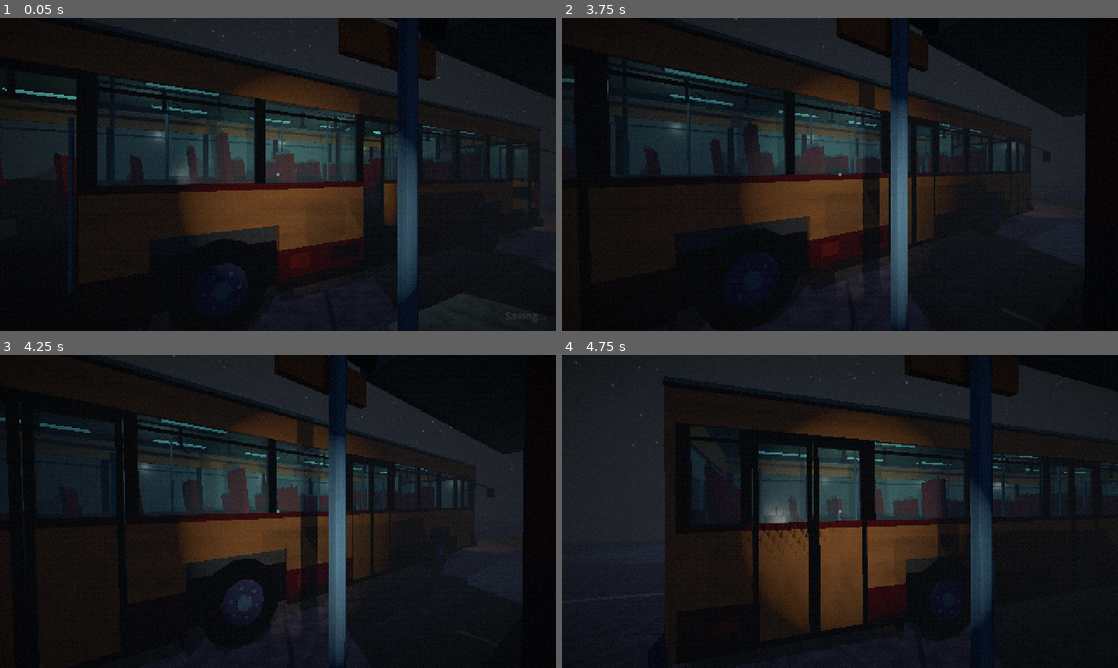
Above: before the commit, frames 1-4 (two rows, left to right).
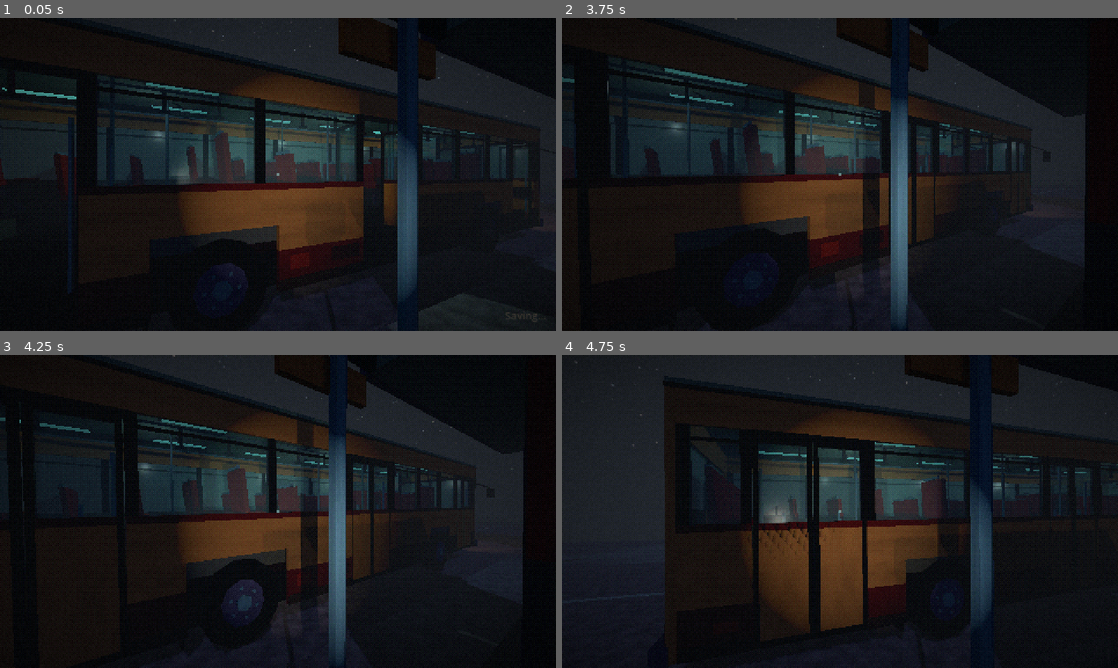
Above: after the commit, the same moments.

Repository: alexdragnea1/horror-indie
Game: Godot game, scene res://scenes/padure.tscn
Two runs of this game, one before a commit and one after it. Both use one fixed random seed, a clock stepped at 60 frames per second and the inputs below. This scene is started directly instead of the project's main scene. Sound files missing from this copy of the repository are replaced by a short silence.
Inputs (mouse positions are in pixels of both pictures, inside the frame that each line leads up to):
- Up to frame 1 (0.05 s): no input
- Up to frame 2 (3.75 s): tap Enter at 0.5 s; move the mouse to (867, 174) at 0.52 s; hold E (interact) 0.53-1.28 s; click (867, 174) at 0.67 s; move the mouse to (812, 174) at 1.27 s; tap Shift (alearga) at 1.35 s; click (812, 174) at 1.42 s; tap E (interact) at 1.55, 3.05 s; move the mouse to (851, 168) at 2.02 s; hold E (interact) 2.03-2.78 s; tap D (dreapta) at 2.1 s; click (851, 168) at 2.17 s; tap Space at 2.75 s; move the mouse to (834, 180) at 2.77 s; tap W (inainte) at 2.85 s; click (834, 180) at 2.92 s; move the mouse to (878, 177) at 3.52 s; hold E (interact) from 3.53 s (still down); tap S (inapoi) at 3.6 s; click (878, 177) at 3.67 s
- Up to frame 3 (4.25 s): keep holding E (interact)
- Up to frame 4 (4.75 s): move the mouse to (795, 508) at 4.27 s; release E (interact) at 4.28 s; tap E (interact) at 4.35 s; click (795, 508) at 4.42 s

Frame 1 is identical in both runs. In frame 2, less than 0.1% of the frame differs, in the area x 0-85%, y 0-80%; in frame 3, less than 0.1%; in frame 4, less than 0.1%.

Commit message:
Sacrificiul din pădure sună ca la film, viteza normală pe pante, lanțul bețivului se vede întreg
- sunete noi: cor disonant care se umflă (vraja_cor), „BRAAM” la undă, bubuitură cu bas și tunet, pleosc greu; stereo, +3 dB
- jucator: panta nu mai e tratată ca treaptă (urcai cu 4,7 m/s în loc de 2,5); pe scări move_and_slide nu mai mută încă o dată; floor_constant_speed
- betiv: zalele puse cu ray_cast pe piept, arc pe după gât, medalion mai mare cu „diamant”

Co-Authored-By: Claude Opus 5.5 <noreply@anthropic.com>

Diff:
--- a/scenes/jucator.tscn
+++ b/scenes/jucator.tscn
@@ -28,6 +28,7 @@
 [node name="Jucator" type="CharacterBody3D" groups=["jucator"]]
 script = ExtResource("1")
 floor_snap_length = 0.3
+floor_constant_speed = true
 pasi_lemn = Array[AudioStream]([ExtResource("l1"), ExtResource("l2"), ExtResource("l3"), ExtResource("l4")])
 pasi_covor = Array[AudioStream]([ExtResource("c1"), ExtResource("c2"), ExtResource("c3"), ExtResource("c4")])
 pasi_beton = Array[AudioStream]([ExtResource("b1"), ExtResource("b2"), ExtResource("b3"), ExtResource("b4")])
--- a/scripts/cazan.gd
+++ b/scripts/cazan.gd
@@ -23,6 +23,7 @@
 const MATERIAL := preload("res://shaders/material_model.tres")
 const SHADER_RAZA := preload("res://shaders/raza_vraja.gdshader")
 const SUNET_PLESCAIT := preload("res://sunete/cazan_plescait.ogg")
+const SUNET_COR := preload("res://sunete/vraja_cor.ogg")
 const SUNET_UNDA := preload("res://sunete/vraja_unda.ogg")
 const SUNET_BUM := preload("res://sunete/vraja_bum.ogg")
 ## Culoarea vârfurilor poțiunii din model (cea mai deschisă din paletă); materialul o înmulțește până la culoarea dorită.
@@ -30,6 +31,8 @@
 ## Înălțimea gurii cazanului (unde e poțiunea) și cât de înaltă e unda.
 const GURA := 1.22
 const INALTIME_UNDA := 140.0
+## Corul, unda și bubuitura sunt sunete „de film”: stereo, peste tot (nu din cazan), puțin mai tari decât efectele.
+const VOLUM_VRAJA := Sunet.VOLUM_EFECTE + 3.0
 
 var _lichid: MeshInstance3D
 var _foc: MeshInstance3D
@@ -118,7 +121,8 @@
 	await _arunca_corpul(gura, model)
 	await get_tree().create_timer(0.5).timeout
 
-	# 2. poțiunea se face verde, fierbe mai tare, vrăjitoarele ridică brațele
+	# 2. poțiunea se face verde, fierbe mai tare, vrăjitoarele ridică brațele, corul se umflă
+	Sunet.reda(SUNET_COR, VOLUM_VRAJA)
 	var tween := create_tween().set_parallel().set_trans(Tween.TRANS_SINE)
 	tween.tween_method(_seteaza_culoare, culoare_inceput, culoare_vraja, 1.6)
 	tween.tween_method(func(v: float) -> void: _lichid.set_instance_shader_parameter("stralucire", v), 1.6, 3.0, 1.6)
@@ -129,7 +133,7 @@
 	await get_tree().create_timer(1.5).timeout
 
 	# 3. unda de lumină spre cer
-	Sunet.reda_la(SUNET_UNDA, gura, Sunet.VOLUM_EFECTE)
+	Sunet.reda(SUNET_UNDA, VOLUM_VRAJA)
 	_unda.show()
 	_unda.scale = Vector3(0.3, 0.01, 0.3)
 	_mat_unda.set_shader_parameter("putere", 1.0)
@@ -147,7 +151,7 @@
 	tween.tween_property(_lumina_unda, "light_energy", 0.0, 0.3)
 	await c.priveste(gura + Vector3.UP * 0.4, 0.5)
 	_unda.hide()
-	Sunet.reda_la(SUNET_BUM, gura, Sunet.VOLUM_EFECTE)
+	Sunet.reda(SUNET_BUM, VOLUM_VRAJA)
 	var bum := _particule(true)
 	bum.emitting = true
 	get_tree().create_timer(4.0).timeout.connect(bum.queue_free)
--- a/scripts/jucator.gd
+++ b/scripts/jucator.gd
@@ -98,8 +98,17 @@
 	velocity.z = move_toward(velocity.z, directie.z * viteza, viteza * 10.0 * delta)
 	var y_inainte := global_position.y
 	var era_pe_podea := is_on_floor()
-	_urca_treapta(delta)
-	move_and_slide()
+	if _urca_treapta(delta):
+		# treapta te-a dus deja înainte cu pasul cadrului ăstuia: move_and_slide face doar restul (gravitația),
+		# altfel pe scări ai merge de două ori mai repede
+		var viteza_plan := Vector2(velocity.x, velocity.z)
+		velocity.x = 0.0
+		velocity.z = 0.0
+		move_and_slide()
+		velocity.x = viteza_plan.x
+		velocity.z = viteza_plan.y
+	else:
+		move_and_slide()
 	# urcat sau coborât brusc o treaptă: corpul sare, dar camera rămâne în urmă și ajunge lin
 	var salt := global_position.y - y_inainte
 	if era_pe_podea and is_on_floor() and absf(salt) > 0.02:
@@ -124,30 +133,35 @@
 ## Dacă în față e o muchie joasă (bordură, prag), ridică jucătorul pe ea.
 ## Încearcă: sus cu inaltime_treapta, înainte cu cât ar merge cadrul ăsta, apoi jos până dă de podea.
 ## Urcă doar dacă acolo sus e podea adevărată (nu perete, nu pantă prea abruptă).
-func _urca_treapta(delta: float) -> void:
+## O pantă pe care se poate merge nu e treaptă: pe ea te duce move_and_slide (altfel, pe fiecare pantă, treapta te
+## muta înainte și move_and_slide încă o dată: viteză dublă la urcare). Întoarce true dacă te-a urcat.
+func _urca_treapta(delta: float) -> bool:
 	var miscare := Vector3(velocity.x, 0, velocity.z) * delta
 	if not is_on_floor() or miscare.length() < 0.001:
-		return
+		return false
 	var t := global_transform
-	if not test_move(t, miscare):
-		return  # nimic în față, merge normal
+	var lovire := KinematicCollision3D.new()
+	if not test_move(t, miscare, lovire):
+		return false  # nimic în față, merge normal
+	if lovire.get_normal().angle_to(Vector3.UP) <= floor_max_angle:
+		return false  # pantă, nu treaptă
 	var sus := Vector3.UP * inaltime_treapta
-	var lovire := KinematicCollision3D.new()
 	if test_move(t, sus, lovire):
 		sus = lovire.get_travel()  # tavan jos: urcă doar cât se poate
 	t.origin += sus
 	if test_move(t, miscare):
-		return  # e perete, nu treaptă
+		return false  # e perete, nu treaptă
 	t.origin += miscare
 	if not test_move(t, -sus, lovire):
-		return  # dincolo e gol, nu treaptă
+		return false  # dincolo e gol, nu treaptă
 	if lovire.get_normal().angle_to(Vector3.UP) > floor_max_angle:
-		return
+		return false
 	t.origin += lovire.get_travel()
 	if t.origin.y - global_position.y <= 0.01:
-		return
+		return false
 	global_position = t.origin
 	velocity.y = 0.0
+	return true
 
 
 func _pas(_fuge: bool) -> void:
Binary file changed: models/betiv.glb
Not shown, added: sunete/vraja_cor.ogg.import
Not shown, changed: CLAUDE.md
Not shown, changed: README.md
Not shown, changed: sunete/cazan_plescait.ogg
Not shown, changed: sunete/vraja_bum.ogg
Not shown, added: sunete/vraja_cor.ogg
Not shown, changed: sunete/vraja_unda.ogg
Not shown, changed: tools/blender/deal.py
Not shown, changed: tools/sunete.sh
